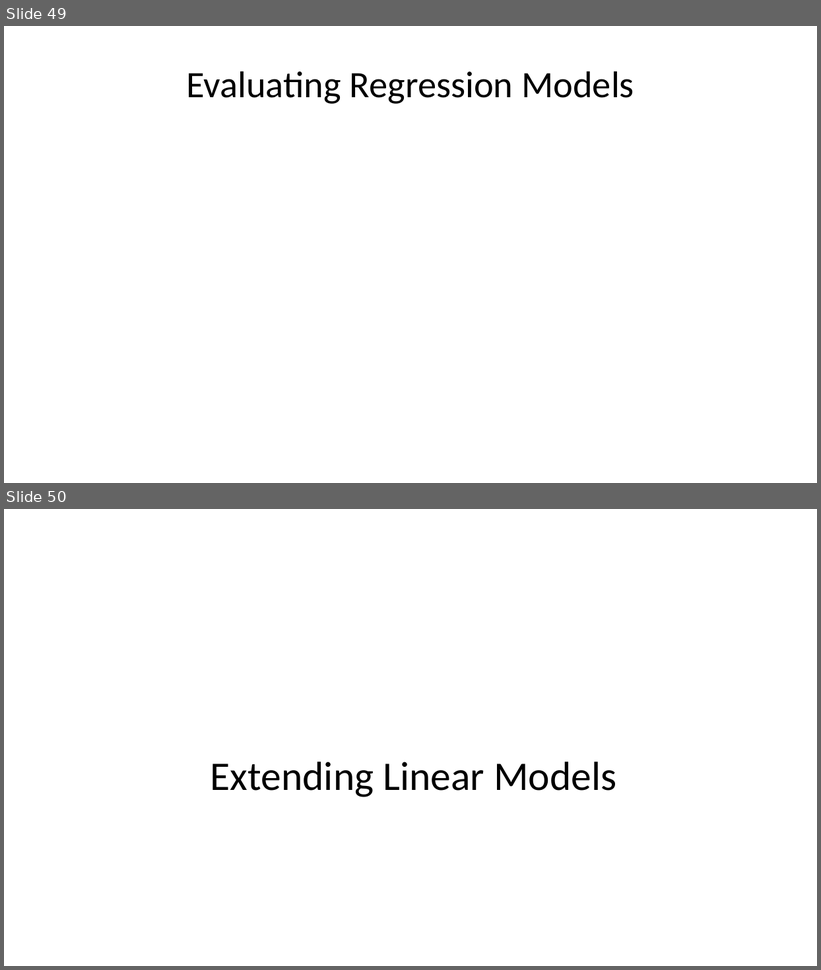
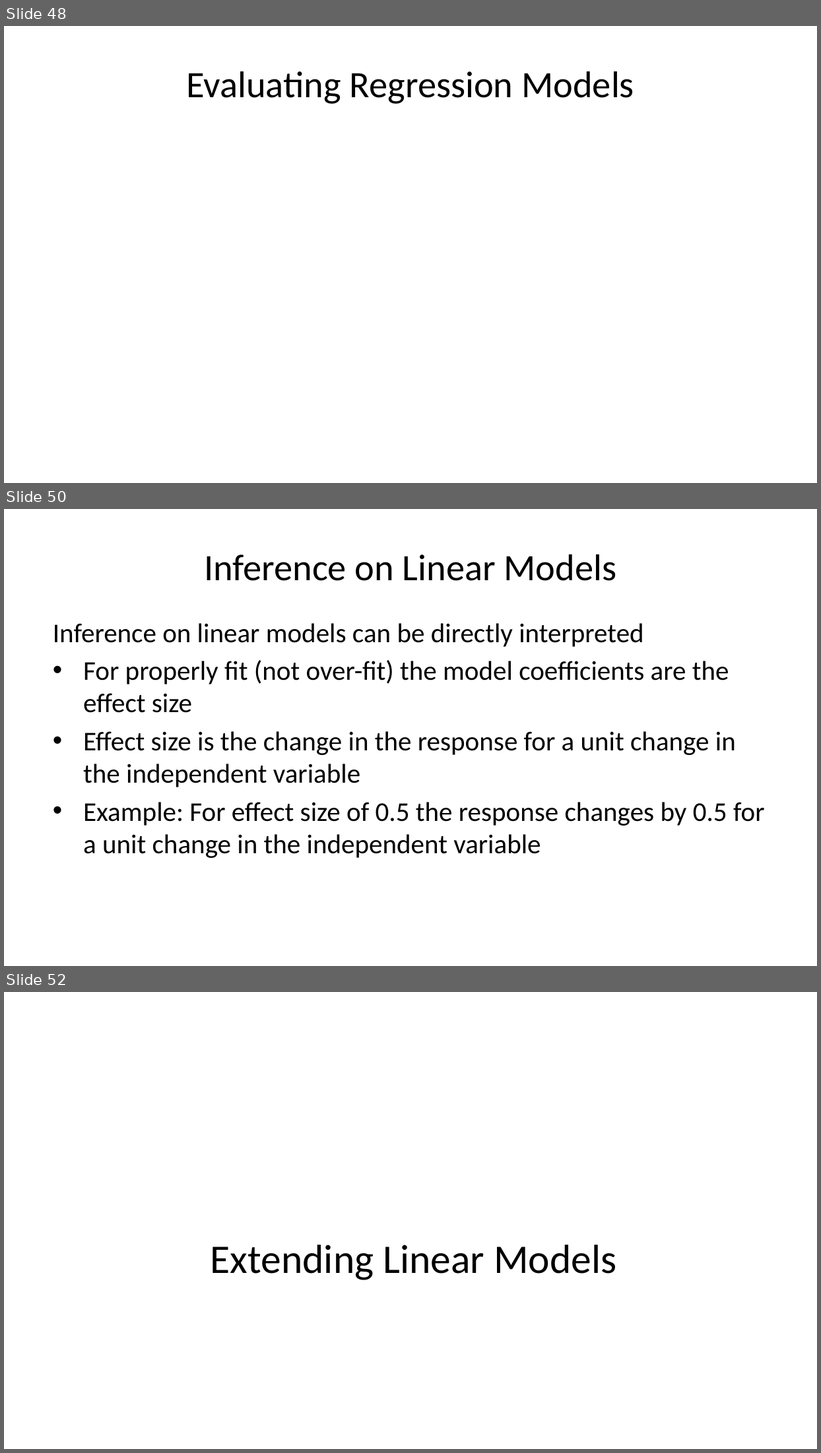
Before and after one commit to StephenElston/CSCI-E-83, a slide deck: LectureSlides/08_IntroductionToLinearModels.pptx. Shown one above the other, each under a label of ours: slides 49 and 50 before the commit, slides 48, 50 and 52 after it; the slides between them are not shown. The pictures are 821x970 and 821x1453 pixels, drawn with LibreOffice and Linux fonts; fonts in the diff are those of the drawing; grey boxes stand for pictures. Boxes give left, top, right and bottom in pixels: in the first picture for what was removed or moved away, otherwise in the second. Text is boxed around its words. In the diff, an @@ line names an element or a change of style, - is before the commit and + after.

Commit message:
Added slides on inference

```diff
--- a/LectureSlides/08_IntroductionToLinearModels.pptx
+++ b/LectureSlides/08_IntroductionToLinearModels.pptx
@@ slide 50 added at (4,509,817,966), background #FFFFFF @@
@@ title added at (204,554,617,581), 33 pt, text #000000 @@
+Inference on Linear Models
@@ text added at (53,623,765,858), 24 pt, text #000000 @@
+Inference on linear models can be directly interpreted
+• For properly fit (not over-fit) the model coefficients are the effect size
+• Effect size is the change in the response for a unit change in the independent variable
+• Example: For effect size of 0.5 the response changes by 0.5 for a unit change in the independent variable
@@ what was slide 49 is now slide 48 @@
@@ what was slide 50 is now slide 52 @@
```
Also in this commit, not shown: 4 slides changed, 2 other slides added, 1 slide removed.
